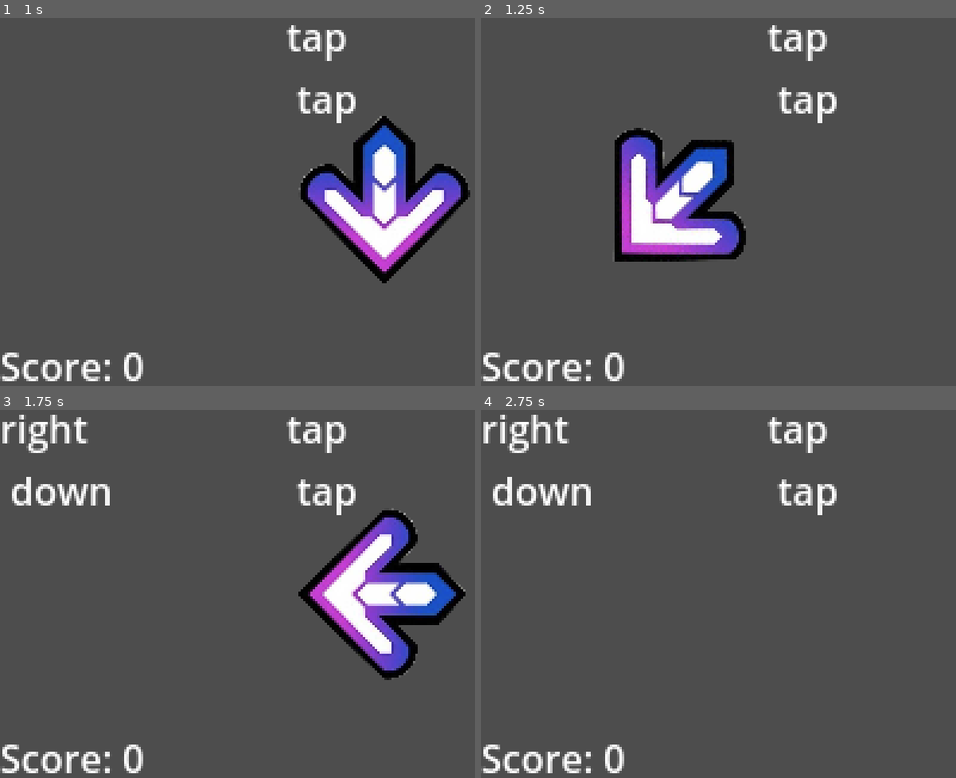
Above: before the commit, frames 1-4 (two rows, left to right).
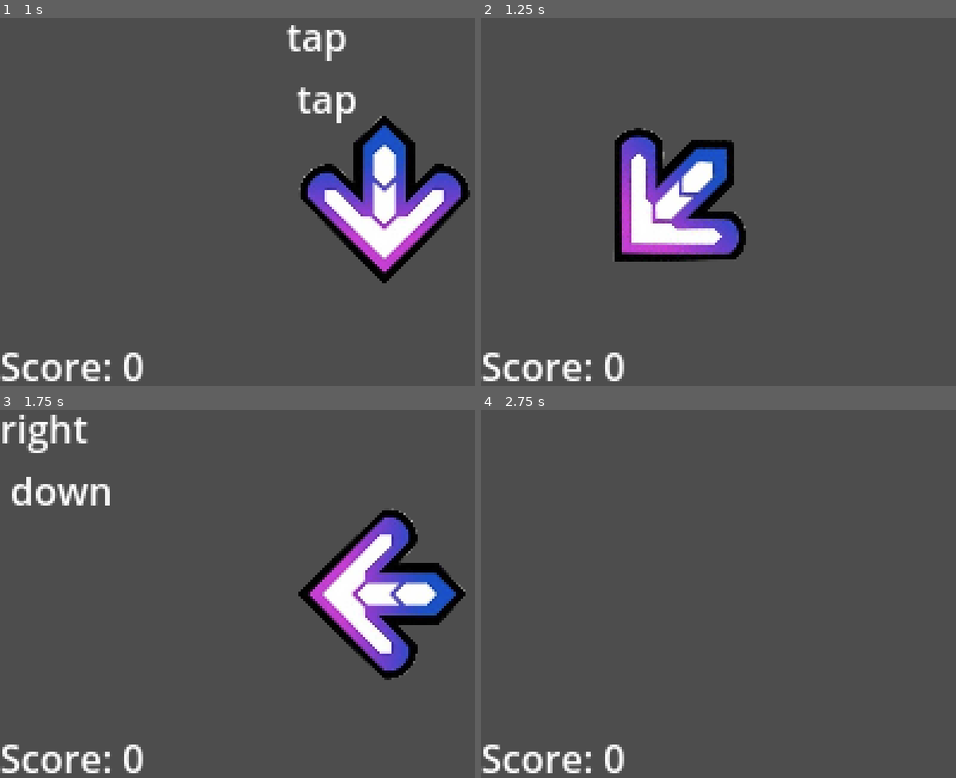
Above: after the commit, the same moments.

Repository: deleff/Mobile-Rhythm-Game
Game: Godot game, scene res://mainGame/MainGame.tscn
Two runs of this game, one before a commit and one after it. Both use one fixed random seed, a clock stepped at 60 frames per second and the inputs below.
Inputs (mouse positions are in pixels of both pictures, inside the frame that each line leads up to):
- Up to frame 1 (1 s): tap Enter at 0.5 s; move the mouse to (413, 179) at 0.52 s; click (413, 179) at 0.67 s
- Up to frame 2 (1.25 s): no input
- Up to frame 3 (1.75 s): drag from (171, 612) to (256, 667) at 1.27 s
- Up to frame 4 (2.75 s): tap Space at 2 s; move the mouse to (823, 505) at 2.02 s; click (823, 505) at 2.17 s

Frame 1 is identical in both runs. In frame 2, 1.1% of the frame differs, in the area x 60-75%, y 1-29%; in frame 3, 1.1%; in frame 4, 2.6%, in the area x 0-75%, y 1-29%.

Commit message:
reset controls to the beat

Diff:
--- a/mainGame/MainGame.gd
+++ b/mainGame/MainGame.gd
@@ -28,7 +28,7 @@
 
 func _on_beat_timer_timeout():
 	## Reset player input
-	#$Controller.reset_controller_positions()
+	$Controller.reset_controller_positions()
 
 	## Reset arrow direction
 	arrowLeftX = PersistentData.RIGHT
Not shown, changed: mobile_controls.apk
Not shown, changed: mobile_controls.apk.idsig
